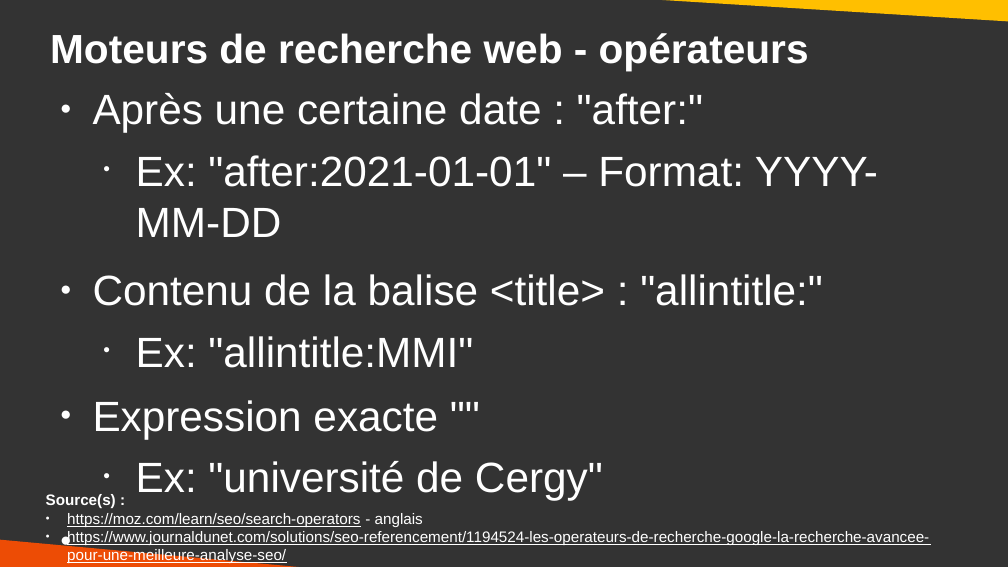
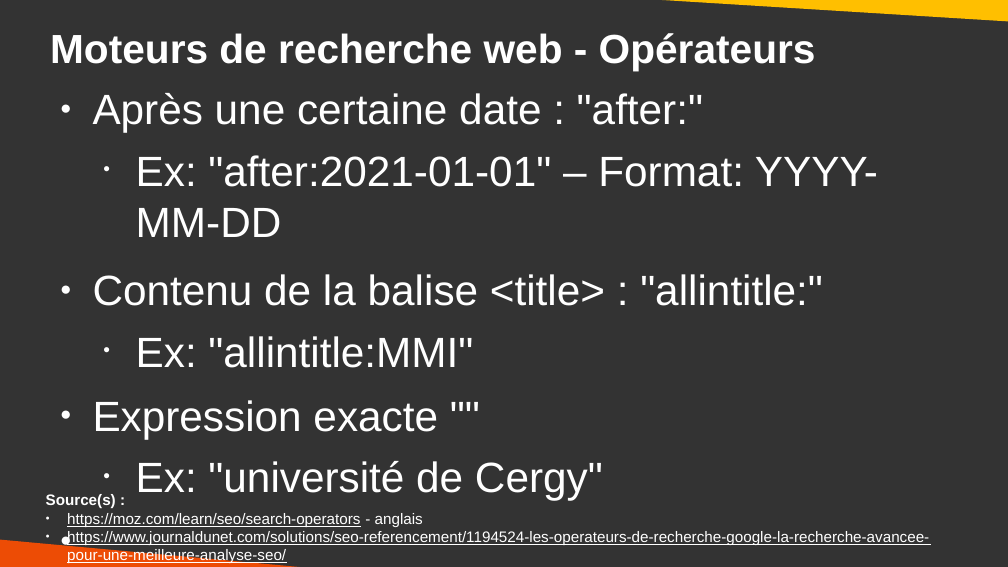
Before and after one commit to DanYellow/cours, a slide deck: slide 24 of data-journalisme-s4/travaux-pratiques/numero-1/presentation.odp (slide 22 before the commit). Drawn at 1008x567 pixels with LibreOffice and Linux fonts; fonts in the diff are those of the drawing. Boxes give left, top, right and bottom in pixels: in the first picture for what was removed or moved away, otherwise in the second. Text is boxed around its words. In the diff, an @@ line names an element or a change of style, - is before the commit and + after.

```diff
--- a/data-journalisme-s4/travaux-pratiques/numero-1/presentation.odp
+++ b/data-journalisme-s4/travaux-pratiques/numero-1/presentation.odp
@@ title at bbox=[50, 33, 816, 70]: text changed @@
-Moteurs de recherche web - opérateurs
+Moteurs de recherche web - Opérateurs
```
Also in this commit, not shown: 12 other slides changed, 2 slides added, 55 other files.
